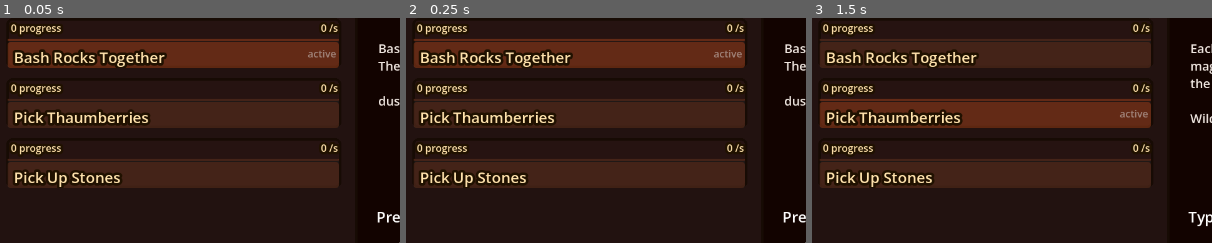
Above: before the commit, frames 1-3 (left to right).
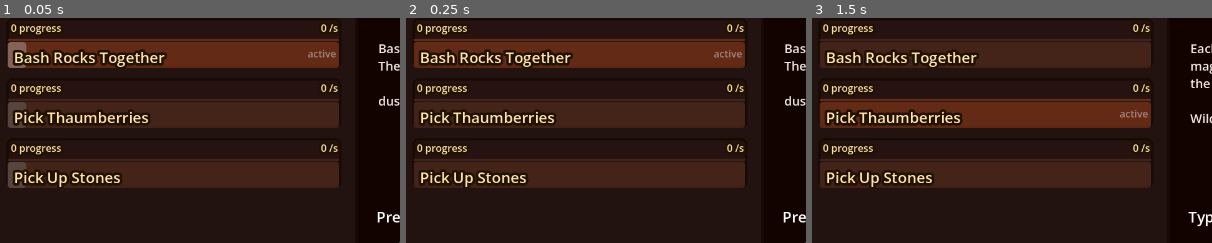
Above: after the commit, the same moments.

Repository: mark-chimes/mathcraft
Game: Godot game, scene res://main.tscn
Two runs of this game, one before a commit and one after it. Both use one fixed random seed, a clock stepped at 60 frames per second and the inputs below.
Inputs (mouse positions are % of the whole screen's width and height, from its top left):
- Up to frame 1 (0.05 s): no input
- Up to frame 2 (0.25 s): no input
- Up to frame 3 (1.5 s): click (24, 45) at 0.52 s; click (10, 20) at 1.25 s
The pictures show only the part of the screen within x 2-52%, y 24-74%; the shares and areas given below are measured in that part.

The runs differ from the first frame. In frame 1, 0.9% of the frame differs, in the area x 2-7%, y 10-76%; in frame 2, nothing differs; in frame 3, nothing differs.

Commit message:
Smooth pressure visual

Diff:
--- a/quest/display/quest_display_with_pressure.gd
+++ b/quest/display/quest_display_with_pressure.gd
@@ -3,9 +3,9 @@
 @export var pressure_bar : ProgressBar
 @export var pressure_text: Label
 
-const PRESSURE_DECAY = 50
-
-
+const DISPLAYED_PRESSURE_CHANGE = 100
+var target_pressure = 0.0
+var displayed_pressure = 0.0
 
 func _ready():
 	if not quest_name_label.is_node_ready():
@@ -24,7 +24,12 @@
 	refresh()
 
 const TIMEOUT_TIME_REMAINING_EPSILON = 5
+const INTERPOLATION_SPEED = 10000
 
+func _process(delta) -> void:
+	if quest_activity == null:
+		return
+	pressure_bar.value = move_toward(pressure_bar.value, quest_activity.pressure,  INTERPOLATION_SPEED * delta)
 
 func refresh():
 	# space added to text because of Godot bug
@@ -32,7 +37,7 @@
 	# https://github.com/godotengine/godot/issues/78523
 	quest_name_label.text = " "+quest_activity.quest.quest_title
 	progress_bar.value = int(quest_activity.progress)
-	pressure_bar.value = quest_activity.pressure
+	# pressure_bar.value = quest_activity.pressure
 	progress_text.text = " " + str(int(quest_activity.progress)) + " progress"
 	if quest_activity.timeout_remaining_ms >= TIMEOUT_TIME_REMAINING_EPSILON:
 		pressure_text.text = " " + str(quest_activity.timeout_remaining_ms) + " ms timeout"
--- a/quest/quest_manager.gd
+++ b/quest/quest_manager.gd
@@ -24,6 +24,7 @@
 const PROGRESS_BY_ANSWER = 800
 const REQUIRED_PROGRESS = 1000
 
+const TIMEOUT_FOR_WRONG_ANSWER_MS = 2000
 const TIMEOUT_TIME_REMAINING_EPSILON = 5
 
 func _ready():
@@ -242,8 +243,6 @@
 func _on_answer_correct() -> void:
 	print("Answer correct for activity: " + focused_quest.quest_title + ": " + str(focused_quest))
 	progressor.on_correct_answer(focused_quest)
-
-const TIMEOUT_FOR_WRONG_ANSWER_MS = 1000
 
 func _on_answer_wrong() -> void:
 	print("Answer wrong for activity: " + focused_quest.quest_title + ": " + str(focused_quest))
--- a/quest/quest_progressor.gd
+++ b/quest/quest_progressor.gd
@@ -7,8 +7,8 @@
 
 signal quest_complete(activity)
 
-const PRESSURE_INCREASE_PER_CORRECT_ANSWER = 2000
-const PRESSURE_DECREASE_PER_WRONG_ANSWER = 10000
+const PRESSURE_INCREASE_PER_CORRECT_ANSWER = 1000
+const PRESSURE_DECREASE_PER_WRONG_ANSWER = 1500
 
 const MAX_PRESSURE = 10000
 const MAX_ADDED_PROGRESS = 1000
